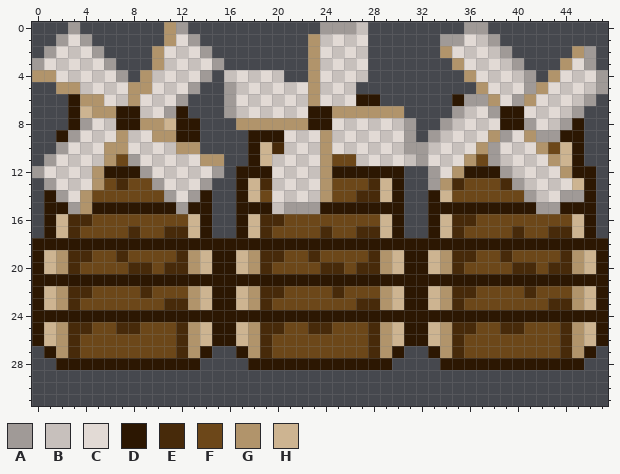
A pixel-art sprite gets an edit: static/image/doodad/woodenwindmill.png. Above: the version before the commit.
The file is 48x32 pixels.
Palette (. is transparent): A #a09a97  B #c7c0bc  C #e2dad5  D #2c1702  E #472a0a  F #6c4719  G #b1946b  H #cdb491
Pixels before, first column x 0:
 0 ...A.......GA...........AAAB........AA..........
 1 ..ACA......GCA.........GBCBC......AACBA.........
 2 .ACBCA....GCBCA........GCBCB......GCBCBA.....GA.
 3 ACBCBCA...GBCBCA.......GBCBC.......GCBCBA...GCA.
 4 GGCBCBCA.GBCBCA.BCBCB..GCBCB........GCBCBA.GCBCA
 5 ..GGBCBCGGCBCA..ABCBCBCGBCB..........GCBCAGCBCBA
 6 ...DGGCBGCBCA...ACBCBCBGCBCDD......DAAGCAGCBCBA.
 7 ...DHGGDDBCAD...ABCBCBCDDGGGGGG....ABCADDCBCBA..
 8 ...DACBDDGGHDD...GGGGGGDDCBCBCBA..ABCBCDDACBAD..
 9 ..DACBCGBCGGDD....DDDCBCGBCBCBCA.ABCBCGACGAADD..
10 ..ACBCGGCBCBGG....DHEBCBGCBCBCBAABCBCGACBCGFHD..
11 .ACBCBGFACBCBCGG..DHBCBCGFFBCBCBACBCGFABCBCGHD..
12 ACBCBGDDDACBCBCA.DDDCBCBGDDDDDD..ACGDDDABCBCGDD.
13 .ACBCGFEFFACBCA..DHEBCBCGFFFEHD..AGEFFFEABCBCHD.
14 .DACGFFFFFFACAD..DHFCBCBGFFEEHD..DHFFFFFFABCAAD.
15 .DDAGDDDDDDDADD..DDDBAAADDDDDDD..DDDDDDDDDAADDD.
16 .DHEEFFFFFFFFHD..DHEEFFFFFFFFHD..DHEEFFFFFFFFHD.
17 .DHEFFFFEFFEEHD..DHEFFFFEFFEEHD..DHEFFFFEFFEEHD.
18 DDDDDDDDDDDDDDDDDDDDDDDDDDDDDDDDDDDDDDDDDDDDDDDD
19 DHGEEFFEFFFFEGHDDHGEEFFEFFFFEGHDDHGEEFFEFFFFEGHD
20 DHGEFFFFEEFEEGHDDHGEFFFFEEFEEGHDDHGEFFFFEEFEEGHD
21 DDDDDDDDDDDDDDDDDDDDDDDDDDDDDDDDDDDDDDDDDDDDDDDD
22 DHGEEFFFFEFFFGHDDHGEEFFFFEFFFGHDDHGEEFFFFEFFFGHD
23 DHGEFFFFFFFEEGHDDHGEFFFFFFFEEGHDDHGEFFFFFFFEEGHD
24 DDDDDDDDDDDDDDDDDDDDDDDDDDDDDDDDDDDDDDDDDDDDDDDD
25 DHGEEFFEEFFFEGHDDHGEEFFEEFFFEGHDDHGEEFFEEFFFEGHD
26 DHGEFFFFFFFFEGHDDHGEFFFFFFFFEGHDDHGEFFFFFFFFEGHD
27 .DGEFFFFFFFFEGD..DGEFFFFFFFFEGD..DGEFFFFFFFFEGD.
28 ..DDDDDDDDDDDD....DDDDDDDDDDDD....DDDDDDDDDDDD..
After:
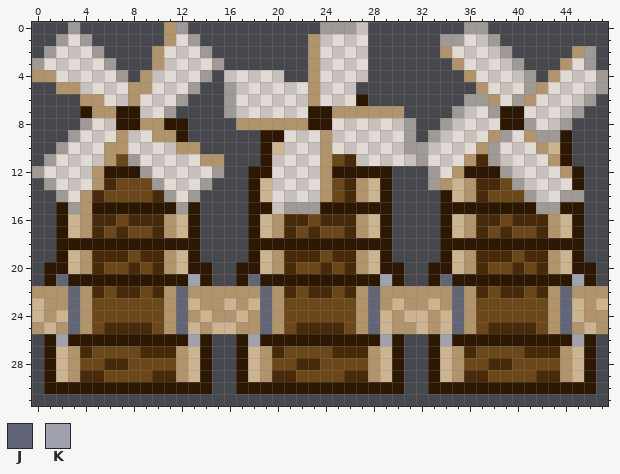
Colours new in this view: J #616575  K #9fa2ae
From old to new:
Changed rows in their new state; - is an unchanged pixel.
first column x 0:
 6 ---.------------------------.------.------------
 7 ---.D-------.-----------------------------------
 8 ---.-------D-.-------------------------------.--
 9 --.----------.----.--------------------------.--
10 ------------------.DH----------------------HD.--
11 ------------------.D------E----------E------D.--
12 -----------------.------------.---------------.-
13 ------EF---------.DH------EGHD.----HGEEF-----D.-
14 -.---E----E---.--.DH------EGHD.--.DHGE--------.-
15 -.------------.--.------------.--.------------.-
16 -.DHGEE-EEEGHD.--.DHGEE-EEEGHD.--.DHGEE-EEEGHD.-
17 -.DHGE-EF-EGHD.--.DHGE-EF-EGHD.--.DHGE-EF-EGHD.-
18 ..------------....------------....------------..
19 ..DHGEE--EEGHD....DHGEE--EEGHD....DHGEE--EEGHD..
20 .DDHGE---FEGHDD..DDHGE---FEGHDD..DDHGE---FEGHDD.
21 .-J----------K-..-J----------K-..-J----------K-.
22 GG-JGE-EEFEGJ-GGGG-JGE-EEFEGJ-GGGG-JGE-EEFEGJ-GG
23 HG-JG------GJHGGHGHJG------GJ--GG--JG------GJHGH
24 HGHJGFFFFFFGJGHGGHGJGFFFFFFGJHGHHGHJGFFFFFFGJHGG
25 G--JG-E--E-GJHGHHG-JG-E--E-GJHGGHGHJG-E--E-GJ--G
26 .DKDDDDDDDDDDKD..DKDDDDDDDDDDKD..DKDDDDDDDDDDKD.
27 --HGE----EEEGH----HGE----EEEGH----HGE----EEEGH--
28 -DHGFFEEFFFFGHD--DHGFFEEFFFFGHD--DHGFFEEFFFFGHD-
29 -DHGEEFFFFEEGHD--DHGEEFFFFEEGHD--DHGEEFFFFEEGHD-
30 -DDDDDDDDDDDDDD--DDDDDDDDDDDDDD--DDDDDDDDDDDDDD-
